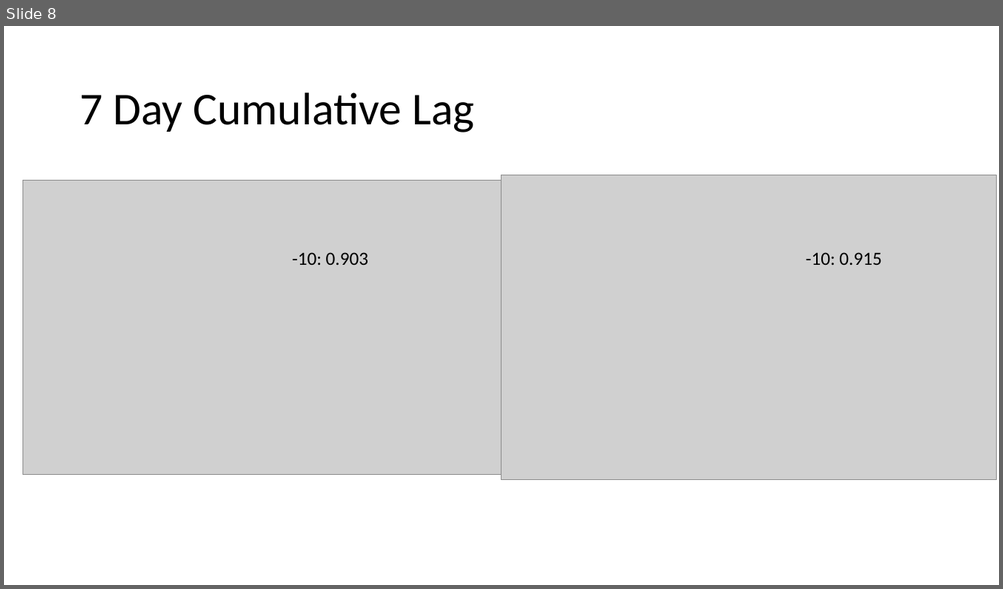
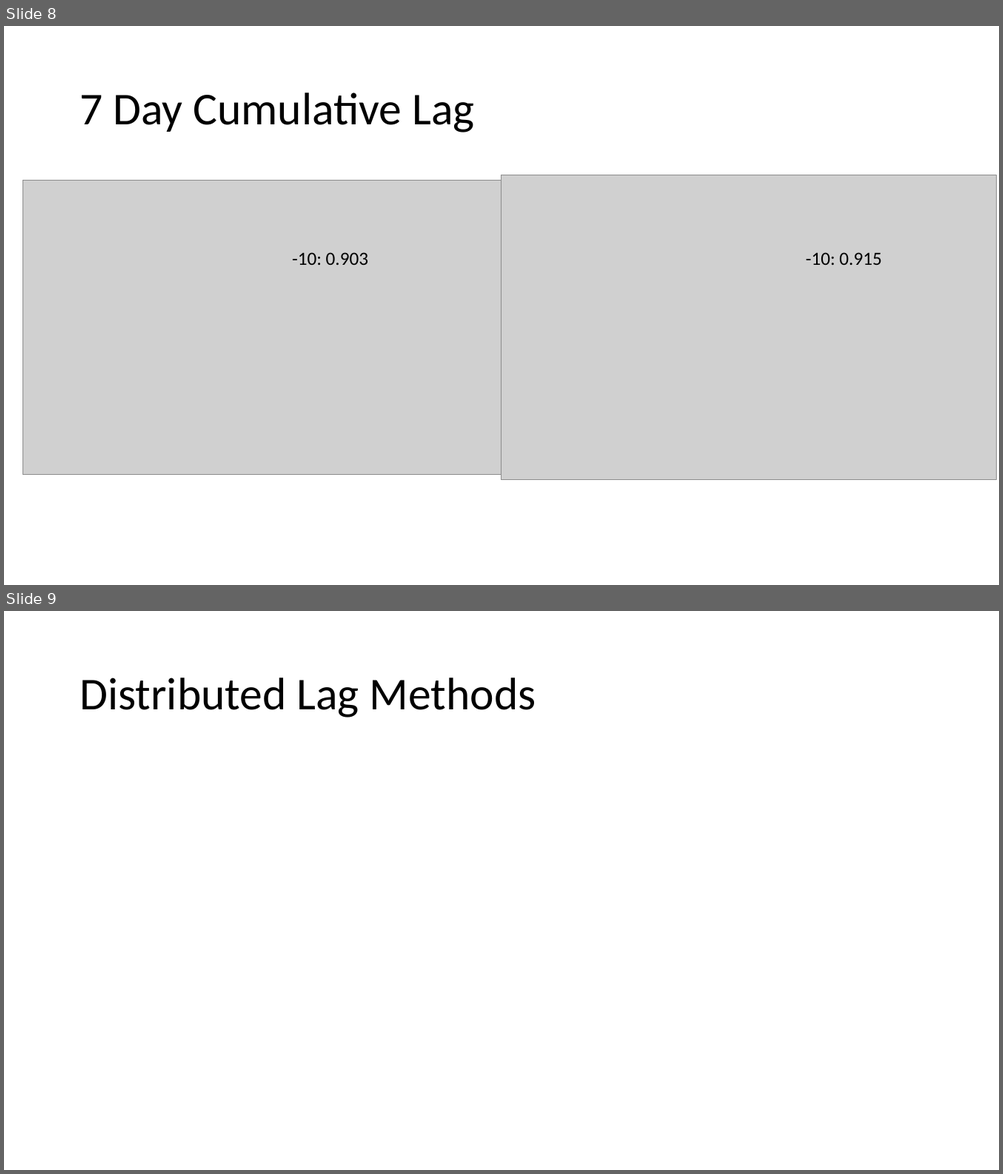
Before and after one commit to YJZhang77/Covid-git, a slide deck: results.pptx. Shown one above the other, each under a label of ours: slide 8 before the commit, slides 8 and 9 after it. The pictures are 1003x589 and 1003x1174 pixels, drawn with LibreOffice and Linux fonts; fonts in the diff are those of the drawing; grey boxes stand for pictures. Boxes give left, top, right and bottom in pixels: in the first picture for what was removed or moved away, otherwise in the second. Text is boxed around its words. In the diff, an @@ line names an element or a change of style, - is before the commit and + after.

```diff
--- a/results.pptx
+++ b/results.pptx
@@ slide 9 added at (4,611,999,1170), background #FFFFFF @@
@@ title added at (79,678,536,718), 44 pt, text #000000 @@
+Distributed Lag Methods
```
Also in this commit, not shown: 1 slide changed, 14 other slides added, 1 other file.
